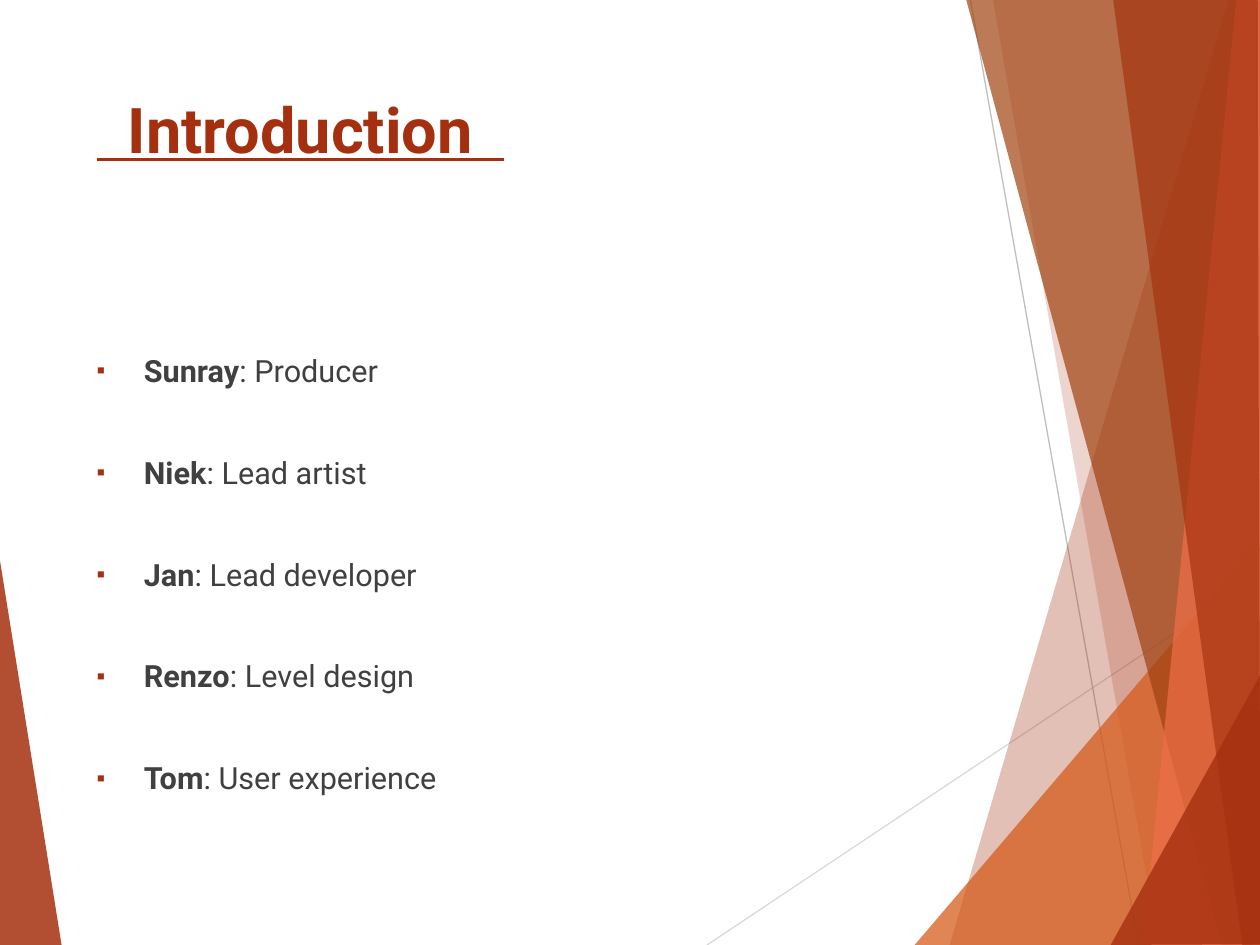
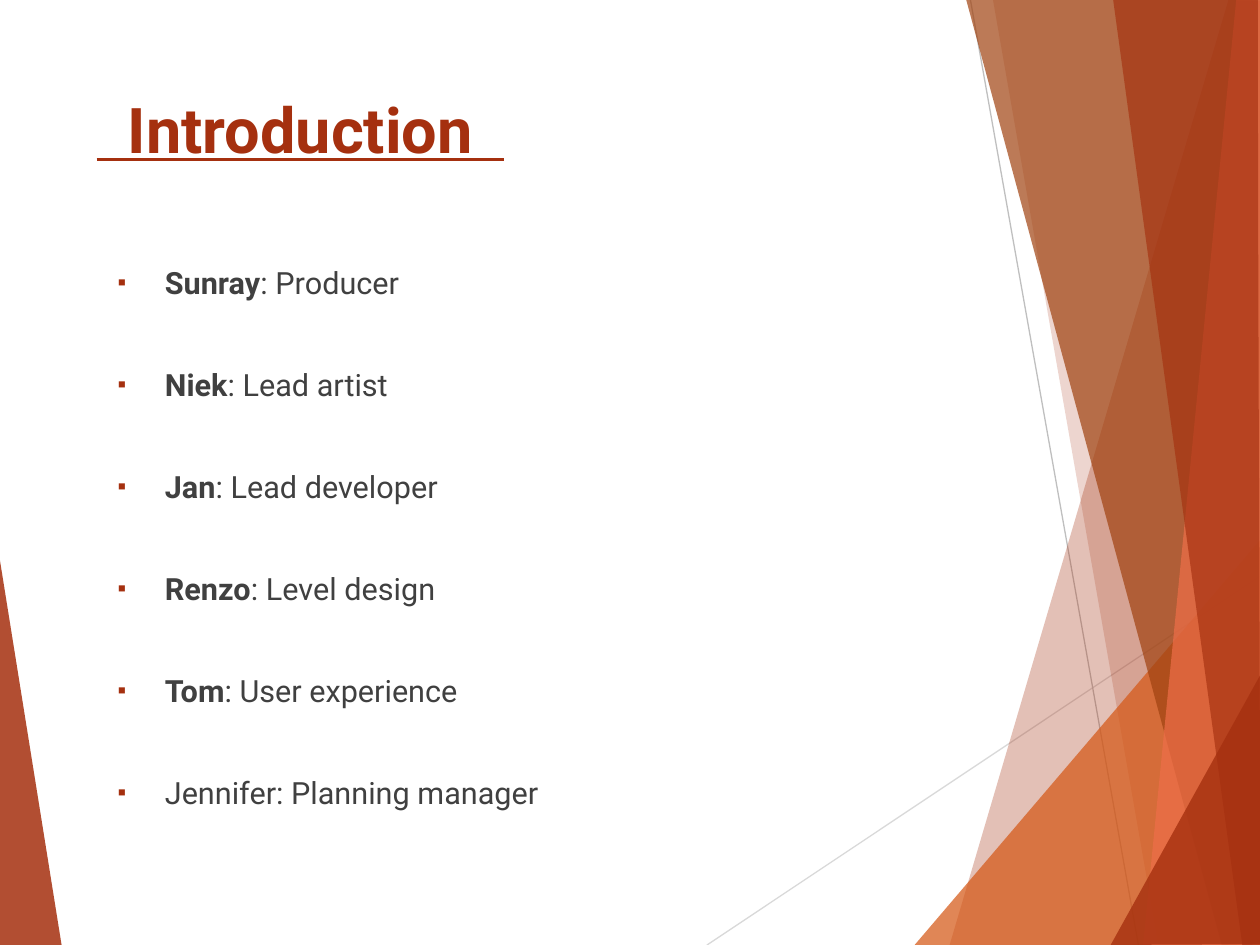
Before and after one commit to Mesmir/GameLabs_Proj1, a slide deck: slide 2 of Project/Presentatie_En_UI/StartPresentatieXeroderma.pptx. Drawn at 1260x945 pixels with LibreOffice and Linux fonts; fonts in the diff are those of the drawing. Boxes give left, top, right and bottom in pixels: in the first picture for what was removed or moved away, otherwise in the second. Text is boxed around its words. In the diff, an @@ line names an element or a change of style, - is before the commit and + after.

Commit message:
Jennifers deel presentatie toegevoegd
Never gonna give you up, never gonna let you down, desert you

```diff
--- a/Project/Presentatie_En_UI/StartPresentatieXeroderma.pptx
+++ b/Project/Presentatie_En_UI/StartPresentatieXeroderma.pptx
@@ text "Sunray: Producer": place and size @@
-text "Sunray: Producer" at (144,359,436,796)
+text "Sunray: Producer" at (165,271,538,811)
@@ text at (165,780,538,811): paragraph added @@
+▪ Jennifer: Planning manager
```
Also in this commit, not shown: 2 other slides changed.
